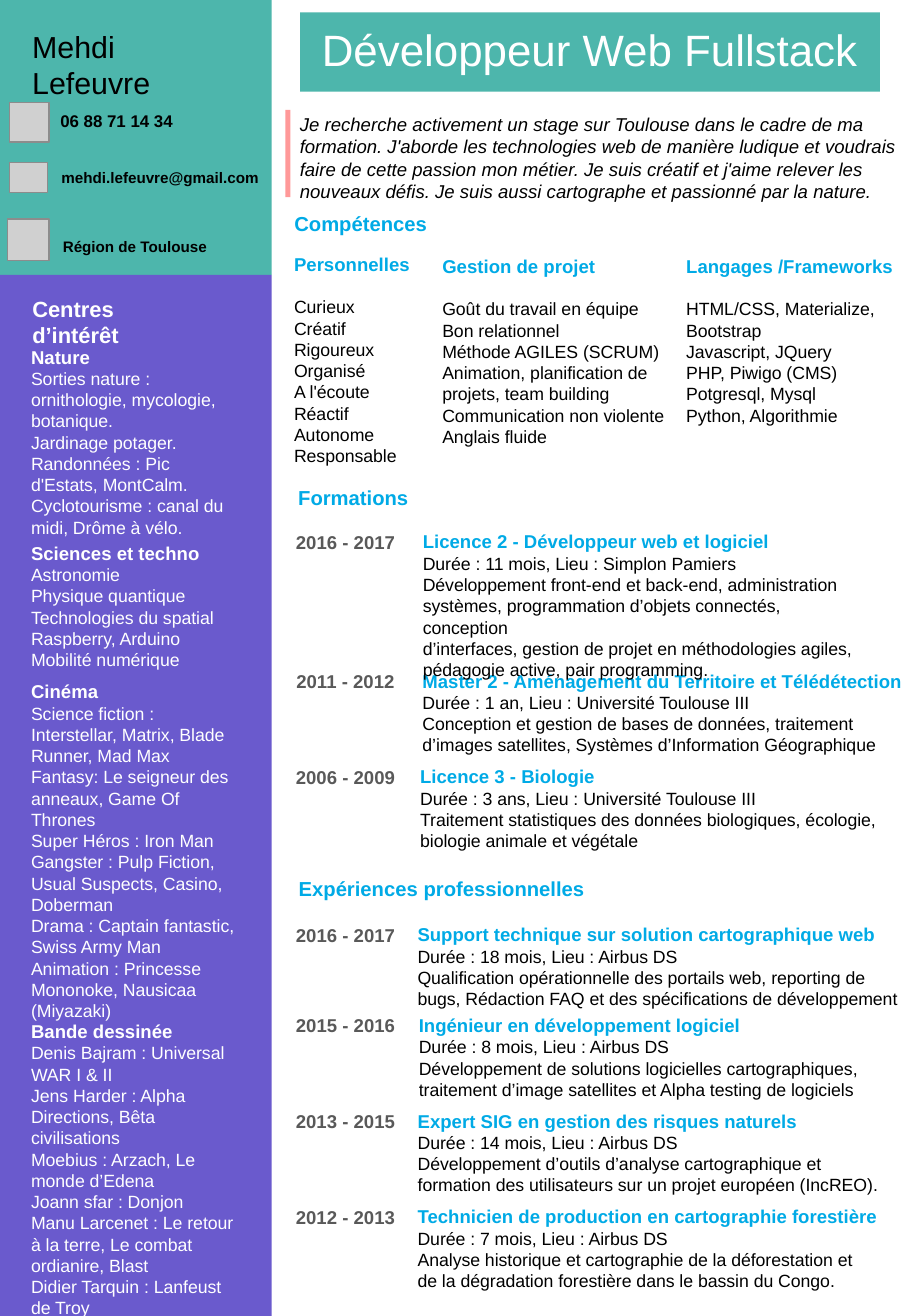
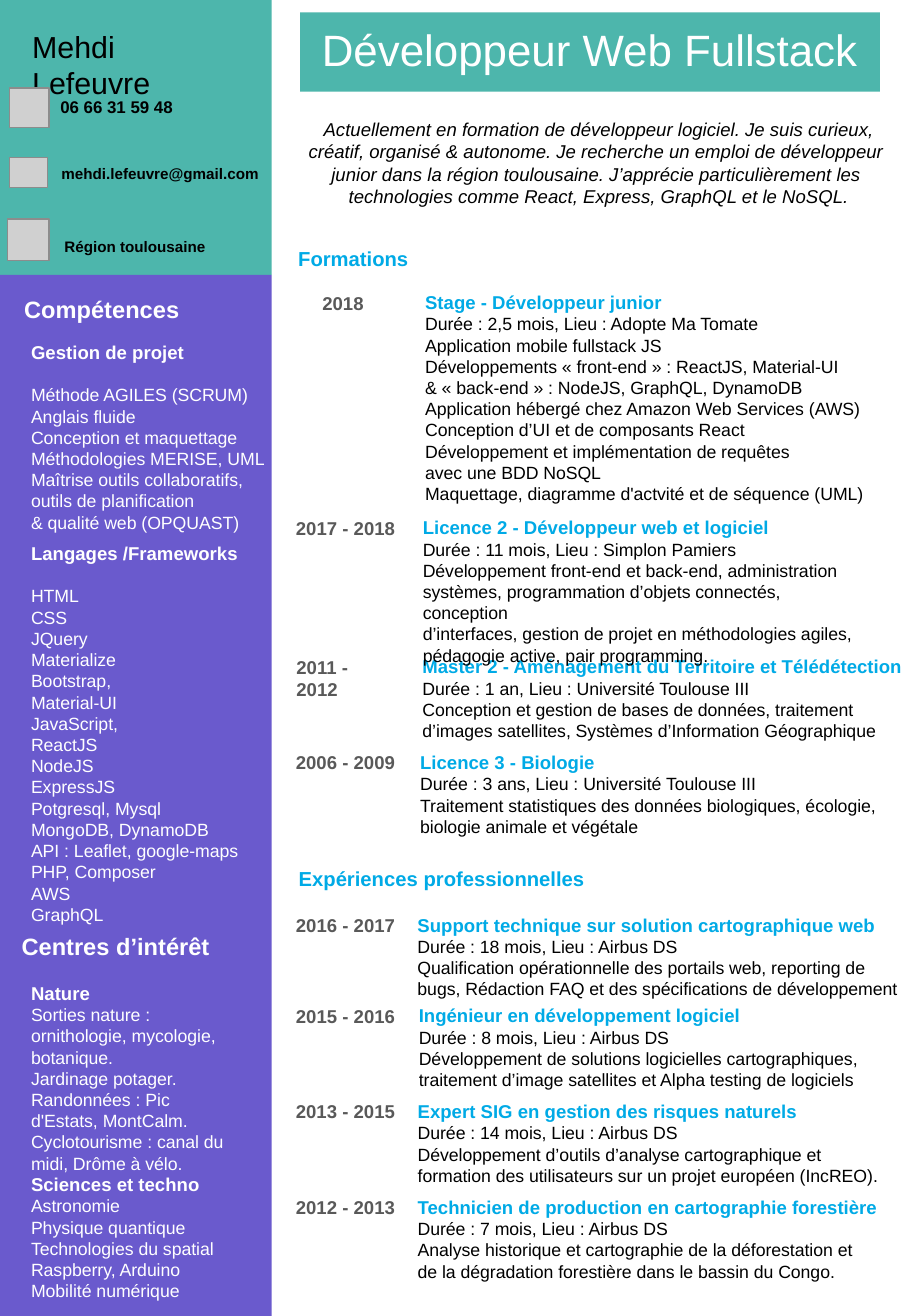
Before and after one commit to Sh3nr0n/CV_RWD_ML, a slide deck: slide 1 of doc/Mehdi_LEFEUVRE.odp. Drawn at 911x1316 pixels with LibreOffice and Linux fonts; fonts in the diff are those of the drawing; grey boxes stand for pictures; background and template pictures are left out. Boxes give left, top, right and bottom in pixels: in the first picture for what was removed or moved away, otherwise in the second. Text is boxed around its words. In the diff, an @@ line names an element or a change of style, - is before the commit and + after.

```diff
--- a/doc/Mehdi_LEFEUVRE.odp
+++ b/doc/Mehdi_LEFEUVRE.odp
@@ 5 texts, 1 picture: place and size @@
-5 texts, 1 picture at [10,102,902,851]
+5 texts, 1 picture at [10,89,902,837]
@@ text at [60,101,173,113]: text changed @@
-06 88 71 14 34
+06 66 31 59 48
@@ line removed from (288, 111) to (288, 197) @@
@@ text at [309,122,883,207]: text changed @@
-Je recherche activement un stage sur Toulouse dans le cadre de ma
-formation. J'aborde les technologies web de manière ludique et voudrais
-faire de cette passion mon métier. Je suis créatif et j'aime relever les
-nouveaux défis. Je suis aussi cartographe et passionné par la nature.
+Actuellement en formation de développeur logiciel. Je suis curieux,
+créatif, organisé & autonome. Je recherche un emploi de développeur
+junior dans la région toulousaine. J’apprécie particulièrement les
+technologies comme React, Express, GraphQL et le NoSQL.
@@ picture: place and size @@
-picture at [10,163,47,193]
+picture at [10,158,47,188]
@@ text "mehdi.lefeuvre@gmail.com": place and size @@
-text "mehdi.lefeuvre@gmail.com" at [61,172,258,186]
+text "mehdi.lefeuvre@gmail.com" at [61,168,258,182]
@@ text at [64,241,205,255]: text changed @@
-Région de Toulouse
+Région toulousaine
@@ text "Formations": place and size @@
-text "Formations" at [298,490,408,506]
+text "Formations" at [298,251,408,267]
@@ text removed at [294,257,410,466] @@
-Personnelles
-Curieux
-Créatif
-Rigoureux
-Organisé
-A l'écoute
-Réactif
-Autonome
-Responsable
@@ text removed at [442,259,665,447] @@
-Gestion de projet
-Goût du travail en équipe
-Bon relationnel
-Méthode AGILES (SCRUM)
-Animation, planification de projets, team building
-Communication non violente
-Anglais fluide
@@ text removed at [686,259,893,426] @@
-Langages /Frameworks
-HTML/CSS, Materialize, Bootstrap
-Javascript, JQuery
-PHP, Piwigo (CMS)
-Potgresql, Mysql
-Python, Algorithmie
@@ text "Compétences": place and size @@
-text "Compétences" at [294,216,427,236]
+text "Compétences" at [24,300,179,323]
@@ text "Compétences" at [24,300,179,323]: size 12 to 14 pt, text colour #00AAE6 to #FFFFFF @@
@@ text added at [322,297,363,310], 11 pt, text #595959, bold @@
+2018
@@ text added at [425,295,863,504], 10.5 pt, text #000000 @@
+Stage - Développeur junior
+Durée : 2,5 mois, Lieu : Adopte Ma Tomate
+Application mobile fullstack JS
+Développements « front-end » : ReactJS, Material-UI
+& « back-end » : NodeJS, GraphQL, DynamoDB
+Application hébergé chez Amazon Web Services (AWS)
+Conception d’UI et de composants React
+Développement et implémentation de requêtes
+avec une BDD NoSQL
+Maquettage, diagramme d'actvité et de séquence (UML)
@@ text added at [31,345,264,533], 10.5 pt, text #FFFFFF @@
+Gestion de projet
+Méthode AGILES (SCRUM)
+Anglais fluide
+Conception et maquettage
+Méthodologies MERISE, UML
+Maîtrise outils collaboratifs,
+outils de planification
+& qualité web (OPQUAST)
@@ text at [296,522,395,535]: text changed @@
-2016 - 2017
+2017 - 2018
@@ text added at [31,546,239,925], 10.5 pt, text #FFFFFF @@
+Langages /Frameworks
+HTML
+CSS
+JQuery
+Materialize
+Bootstrap,
+Material-UI
+JavaScript,
+ReactJS
+NodeJS
+ExpressJS
+Potgresql, Mysql
+MongoDB, DynamoDB
+API : Leaflet, google-maps
+PHP, Composer
+AWS
+GraphQL
@@ text removed at [31,684,234,1021] @@
-Cinéma
-Science fiction : Interstellar, Matrix, Blade Runner, Mad Max
-Fantasy: Le seigneur des anneaux, Game Of Thrones
-Super Héros : Iron Man
-Gangster : Pulp Fiction, Usual Suspects, Casino, Doberman
-Drama : Captain fantastic, Swiss Army Man
-Animation : Princesse Mononoke, Nausicaa (Miyazaki)
@@ text "Centres d’intérêt": place and size @@
-text "Centres d’intérêt" at [32,301,118,343]
+text "Centres d’intérêt" at [22,937,209,955]
@@ text "Centres d’intérêt" at [22,937,209,955]: size 13 to 14 pt @@
@@ 9 texts: place and size @@
-9 texts at [296,881,897,1291]
+9 texts at [296,871,897,1282]
@@ text "Nature": place and size @@
-text "Nature" at [31,351,224,537]
+text "Nature" at [31,987,224,1173]
@@ text removed at [31,1024,233,1316] @@
-Bande dessinée
-Denis Bajram : Universal WAR I & II
-Jens Harder : Alpha Directions, Bêta civilisations
-Moebius : Arzach, Le monde d’Edena
-Joann sfar : Donjon
-Manu Larcenet : Le retour à la terre, Le combat ordianire, Blast
-Didier Tarquin : Lanfeust de Troy
@@ text "Sciences et techno": place and size @@
-text "Sciences et techno" at [31,546,214,670]
+text "Sciences et techno" at [31,1177,214,1301]
```
Also in this commit, not shown: 9 other files.
